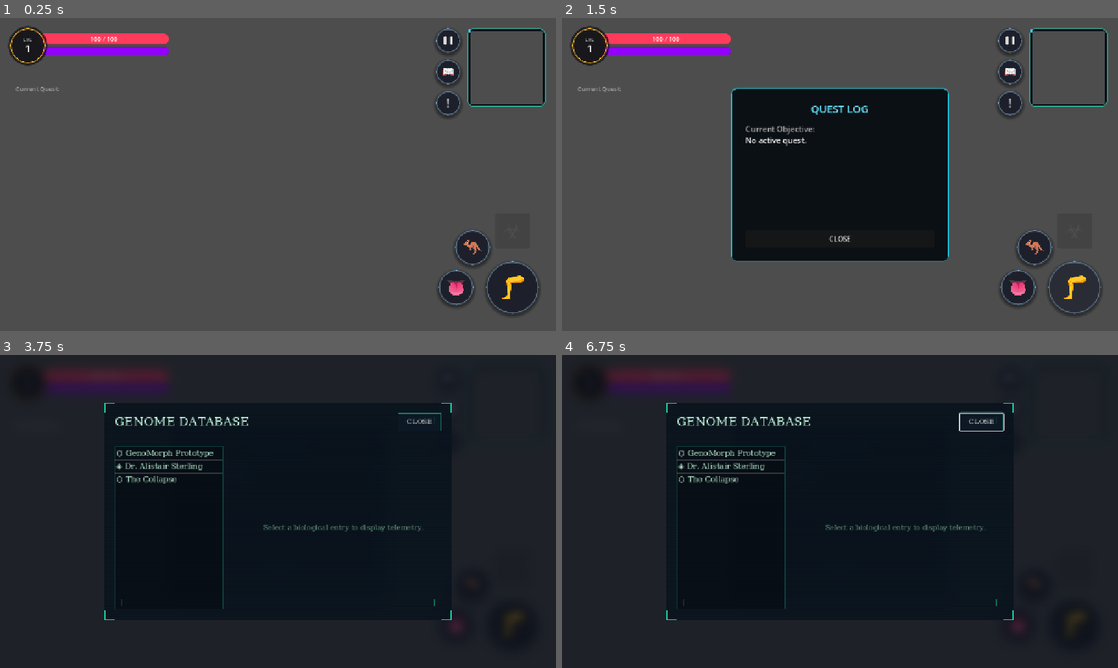
Above: before the commit, frames 1-4 (two rows, left to right).
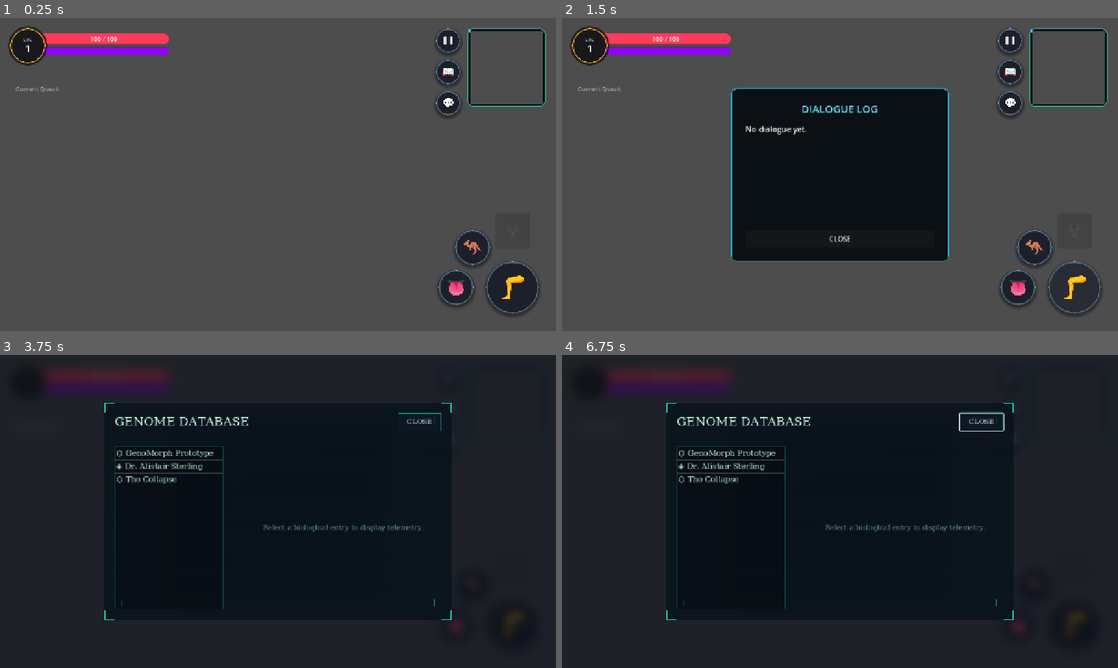
Above: after the commit, the same moments.

Repository: TradsKraken/GENOMORPH-
Game: Godot game, scene res://ui/hud.tscn
Two runs of this game, one before a commit and one after it. Both use one fixed random seed, a clock stepped at 60 frames per second and the inputs below. This scene is started directly instead of the project's main scene.
Inputs (mouse positions are in pixels of both pictures, inside the frame that each line leads up to):
- Up to frame 1 (0.25 s): no input
- Up to frame 2 (1.5 s): click "!" (after the commit: "💬") at 0.5 s; click "🦵" at 1.25 s
- Up to frame 3 (3.75 s): click "👅" at 2 s; click "🦘" at 2.75 s; click "📖" at 3.5 s
- Up to frame 4 (6.75 s): click (1012, 376) at 4.25 s; tap Enter at 5, 6.5 s; move the mouse to (962, 495) at 5.02 s; hold Right (ui_right) 5.03-5.75 s; click (962, 495) at 5.17 s; tap Space at 5.75 s; drag from (728, 527) to (812, 574) at 5.77 s; move the mouse to (895, 442) at 6.52 s; hold Right (ui_right) from 6.53 s (still down)

The runs differ from the first frame. In frame 1, less than 0.1% of the frame differs, in the area x 79-82%, y 25-29%; in frame 2, 0.6%, in the area x 33-82%, y 25-41%; in frame 3, less than 0.1%; in frame 4, less than 0.1%.

Commit message:
feat: implement GameHUD UI system with minimap, status bars, and quest tracking support

Diff:
--- a/levels/npc_frog.gd
+++ b/levels/npc_frog.gd
@@ -94,8 +94,9 @@
 				if "is_main_quest" in f and not f.is_main_quest:
 					hud.add_minimap_marker(f, Color(0.2, 1.0, 0.4))
 
-		hud.show_subtitle("Sterling", '"I have synced their life signatures to your minimap. Follow the bouncing green triangles to find the remaining frogs."')
-		if hud.has_signal("subtitle_dismissed"): await hud.subtitle_dismissed
+		if hud.has_method("show_tutorial"):
+			hud.show_tutorial("NEW OBJECTIVE", "I have synced their life signatures to your minimap. Follow the bouncing green triangles to find the remaining frogs.")
+			if hud.has_signal("tutorial_dismissed"): await hud.tutorial_dismissed
 
 		if _anim_player:
 			_anim_player.play("FrogArmature|Frog_Idle")
--- a/project.godot
+++ b/project.godot
@@ -11,7 +11,7 @@
 [application]
 
 config/name="GENOMORPH"
-config/version="0.1.37"
+config/version="0.1.41"
 run/main_scene="res://ui/main_menu.tscn"
 config/features=PackedStringArray("4.7", "Mobile")
 config/icon="res://assets/Geno_Icon.png"
--- a/ui/hud.gd
+++ b/ui/hud.gd
@@ -79,6 +79,7 @@
 var _fog_manager: Node
 
 signal subtitle_dismissed
+signal tutorial_dismissed
 
 # ── Lifecycle ─────────────────────────────────────────────────────────────────
 
@@ -735,7 +736,7 @@
 
 	# Quest Button (Top Right, left of Knowledge Button)
 	var quest_is_new = not _root.has_node("QuestBtn")
-	_quest_btn = _make_circle_btn("QuestBtn", "!", 56, C_BTN_NORM)
+	_quest_btn = _make_circle_btn("QuestBtn", "💬", 56, C_BTN_NORM)
 	_quest_btn.add_theme_font_size_override("font_size", 28)
 	_quest_btn.set_anchor(SIDE_RIGHT, 1.0)
 	_quest_btn.set_anchor(SIDE_TOP, 0.0)
@@ -906,7 +907,7 @@
 	_quest_panel.add_child(vbox)
 
 	var title := Label.new()
-	title.text = "QUEST LOG"
+	title.text = "DIALOGUE LOG"
 	title.horizontal_alignment = HORIZONTAL_ALIGNMENT_CENTER
 	title.add_theme_font_size_override("font_size", 24)
 	title.add_theme_color_override("font_color", Color(0.4, 0.9, 1.0))
@@ -919,7 +920,7 @@
 	desc.scroll_active = true
 	desc.size_flags_vertical = Control.SIZE_EXPAND_FILL
 	desc.add_theme_font_size_override("normal_font_size", 18)
-	desc.text = "[color=#aaaaaa]Current Objective:[/color]\n"
+	desc.text = ""
 	vbox.add_child(desc)
 
 	var close_btn := Button.new()
@@ -936,19 +937,22 @@
 
 	var desc = _quest_panel.find_child("QuestDesc", true, false)
 	if desc and desc is RichTextLabel:
-		var txt = PlayerData.current_objective_text
-		if txt == "": txt = "No active quest."
-
-		var full_text = "[color=#aaaaaa]Current Objective:[/color]\n" + txt + "\n\n"
-
-		if PlayerData.message_log.size() > 0:
-			full_text += "[color=#aaaaaa]--- DIALOGUE LOG ---[/color]\n\n"
-			for msg in PlayerData.message_log:
-				full_text += msg + "\n\n"
+		var full_text = ""
+		for msg in PlayerData.message_log:
+			full_text += msg + "\n\n"
+
+		if full_text == "":
+			full_text = "No dialogue yet."
 
 		desc.text = full_text
 
 	_quest_panel.visible = true
+
+	if desc and desc is RichTextLabel:
+		await get_tree().process_frame
+		var scrollbar = desc.get_v_scroll_bar()
+		if scrollbar:
+			scrollbar.value = scrollbar.max_value
 
 # ── Tutorial / Subtitle Panels ────────────────────────────────────────────────────────────
 
@@ -1047,6 +1051,7 @@
 	tw.tween_callback(func():
 		_tutorial_panel.visible = false
 		get_tree().paused = false
+		tutorial_dismissed.emit()
 	)
 
 
